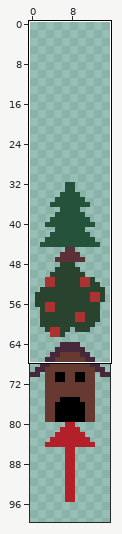
Sprite sheet -- assets/resource_sheet.png. Above, an overview of the earlier version with the close-up marked.
Close-up. Old version:
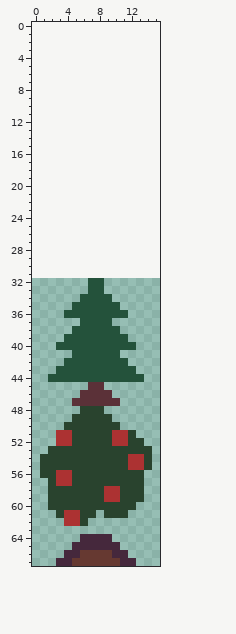
The file is 16x80 pixels. Shown: x 0..15, y 0..67. The old version is drawn lined up with the new one, on the new canvas. The wide view leaves out empty margins.
After the commit:
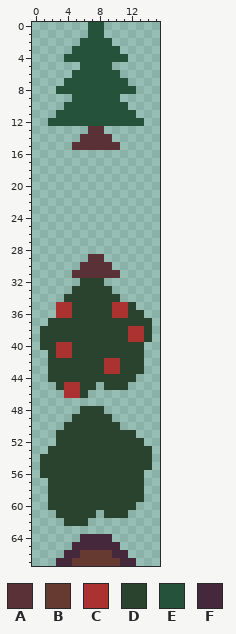
Palette (. is transparent): A #5b3138  B #663931  C #ac3232  D #29432e  E #24523b  F #45283c
From the commit log: Zed Agent Testing: Add resource depletion
The edit:
canvas 16x80 -> 16x160, the old top-left corner now at 0,32
The edit adds colour A in row 13 at x 7 to 8; in row 14 at x 6 to 9; in row 15 at x 5 to 10; in row 29 at x 7 to 8; in row 30 at x 6 to 9; in row 31 at x 5 to 10.
The edit adds colour C in row 35 at x 3 to 4 and 11; in row 36 at x 3; in rows 38 to 39 at x 12 to 13; in row 41 at x 3 to 4; in rows 45 to 46 at x 4 to 5.
Colour E gives way to colour C in row 35 at x 10; in row 36 at x 4 and 10 to 11; in row 40 at x 3 to 4; in rows 42 to 43 at x 9 to 10.
The edit adds colour D in row 32 at x 6; in row 33 at x 5 to 6 and 9; in row 34 at x 4 to 5 and 10; in row 35 at x 12; in row 36 at x 12 to 13; in row 37 at x 2 to 5 and 10 to 14.
The edit adds colour D in row 38 at x 1 to 4, 11 and 14; in row 39 at x 1 to 3 and 14; in row 40 at x 1 to 2 and 13; in row 41 at x 2 and 11 to 13; in row 42 at x 2 to 3 and 12 to 13; in row 43 at x 2 and 13.
The edit adds colour D in row 45 at x 3, 6 and 9 to 11.
Colour A gives way to colour D in row 45 at x 7; in row 46 at x 6.
Colour C gives way to colour D in rows 51 to 52 at x 3 to 4 and 10 to 11; in rows 54 to 55 at x 12 to 13; in rows 56 to 57 at x 3 to 4; in rows 58 to 59 at x 9 to 10; in rows 61 to 62 at x 4 to 5.
Colour E gives way to colour D in rows 32 to 33 at x 7 to 8; in row 34 at x 6 to 9; in rows 35 to 36 at x 5 to 9; in row 37 at x 6 to 9; in row 38 at x 5 to 10; in row 39 at x 4 to 11.
Colour E gives way to colour D in row 40 at x 5 to 12; in row 41 at x 5 to 10; in row 42 at x 4 to 8 and 11; in row 43 at x 3 to 8 and 11 to 12; in row 44 at x 2 to 12.
The edit adds colour E in rows 0 to 1 at x 7 to 8; in row 2 at x 6 to 9; in row 3 at x 5 to 10; in row 4 at x 4 to 11; in row 5 at x 6 to 9; in row 6 at x 5 to 10.
The edit adds colour E in row 7 at x 4 to 11; in row 8 at x 3 to 12; in row 9 at x 5 to 10; in row 10 at x 4 to 11; in row 11 at x 3 to 12; in row 12 at x 2 to 13.
The edit erases colour A in row 45 at x 8; in row 46 at x 7 to 9; in row 47 at x 5 to 10.
The edit erases colour E in row 44 at x 13.
Where, in picture pixels (left, top, right, bottom), the same in both close-ups:
added: (48, 22, 144, 150)
changed: (40, 254, 152, 406)
changed: (56, 430, 80, 526)
changed: (104, 430, 144, 502)
